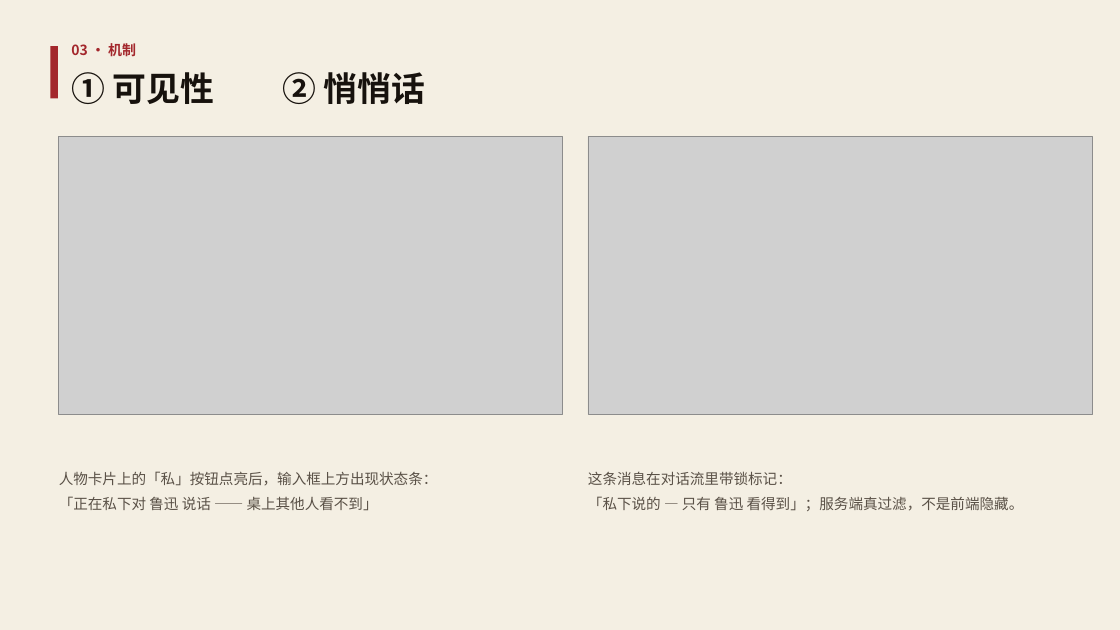
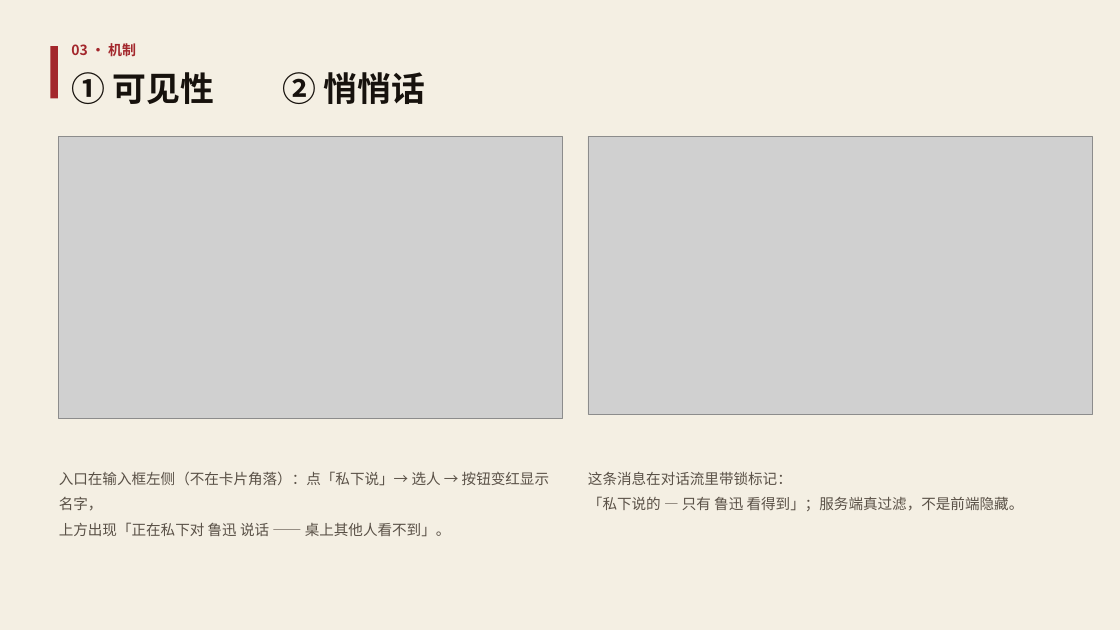
Before and after one commit to fsh114514/menwaitan, a slide deck: slide 4 of competition/答辩PPT.pptx. Drawn at 1120x630 pixels with LibreOffice and Linux fonts; fonts in the diff are those of the drawing; grey boxes stand for pictures. Boxes give left, top, right and bottom in pixels: in the first picture for what was removed or moved away, otherwise in the second. Text is boxed around its words. In the diff, an @@ line names an element or a change of style, - is before the commit and + after.

Commit message:
材料同步新入口
- 截图 07 换成「入口与人选」两联图：① 点私下说选人 ② 已开启（按钮变红显示名字 + 状态条）
  原来那张拍的是卡片角落的「私」，正是用户看不懂的那个东西
- 作品介绍文档：悄悄话一节补上入口说明（输入框左侧常驻按钮 + 卡片快捷方式 + 一次性引导）
- 分镜脚本：录屏说明与界面文案对照表改为新入口
- 答辩 PPT 第 4 页换图并改说明，点出「入口在输入框左侧，不在卡片角落」

```diff
--- a/competition/答辩PPT.pptx
+++ b/competition/答辩PPT.pptx
@@ picture: place and size @@
-picture at bbox=[59, 136, 563, 414]
+picture at bbox=[59, 136, 563, 418]
@@ text at bbox=[59, 471, 549, 537]: text changed @@
-人物卡片上的「私」按钮点亮后，输入框上方出现状态条：
-「正在私下对 鲁迅 说话 —— 桌上其他人看不到」
+入口在输入框左侧（不在卡片角落）：点「私下说」→ 选人 → 按钮变红显示名字，
+上方出现「正在私下对 鲁迅 说话 —— 桌上其他人看不到」。
```
Also in this commit, not shown: 11 other files.
